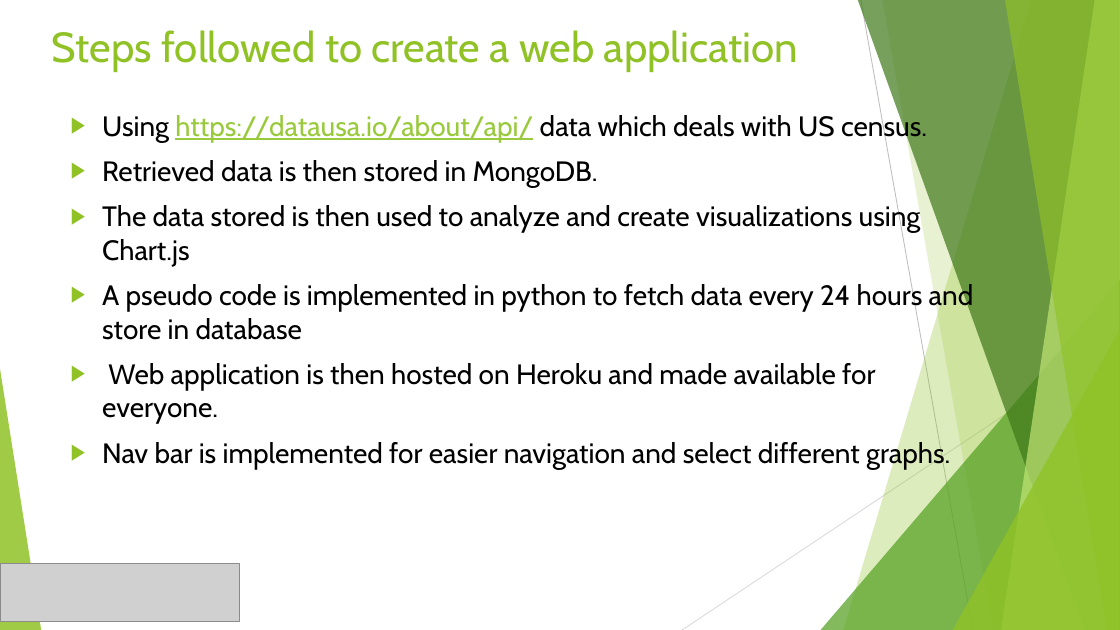
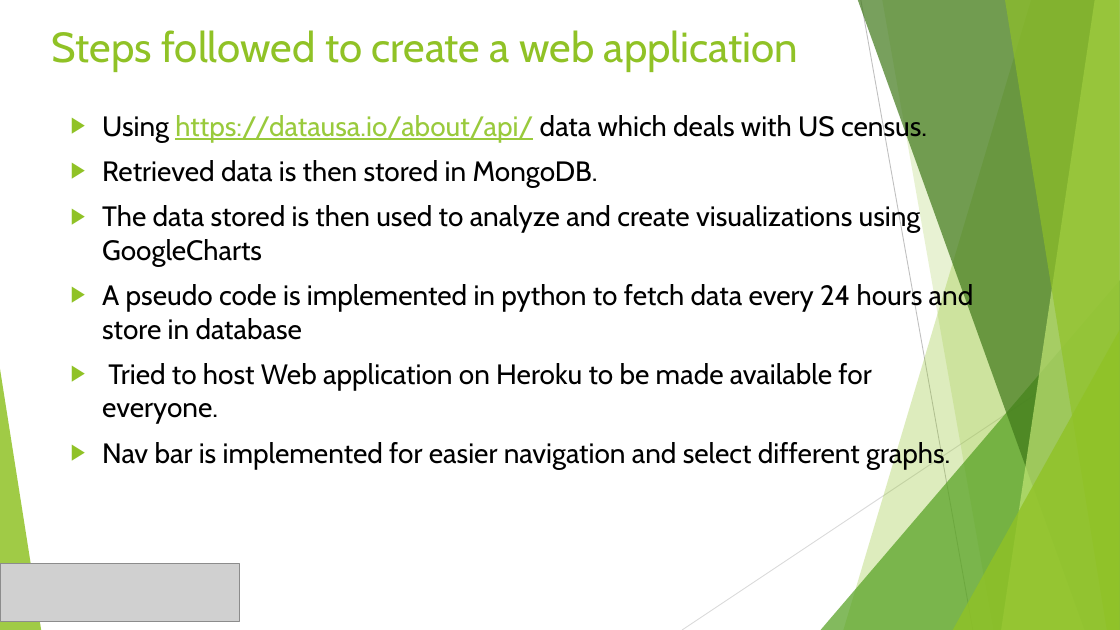
Before and after one commit to NihithaPatcha/BDAT1004_FINALPROJECT, a slide deck: slide 4 of BDAT1004_Group7.pptx. Drawn at 1120x630 pixels with LibreOffice and Linux fonts; fonts in the diff are those of the drawing; grey boxes stand for pictures. Boxes give left, top, right and bottom in pixels: in the first picture for what was removed or moved away, otherwise in the second. Text is boxed around its words. In the diff, an @@ line names an element or a change of style, - is before the commit and + after.

```diff
--- a/BDAT1004_Group7.pptx
+++ b/BDAT1004_Group7.pptx
@@ text at (102, 203, 921, 266): text changed @@
-▶ The data stored is then used to analyze and create visualizations using Chart.js
+▶ The data stored is then used to analyze and create visualizations using GoogleCharts
@@ text at (102, 363, 871, 424): text changed @@
-▶ Web application is then hosted on Heroku and made available for everyone.
+▶ Tried to host Web application on Heroku to be made available for everyone.
```
Also in this commit, not shown: 3 other slides changed.
